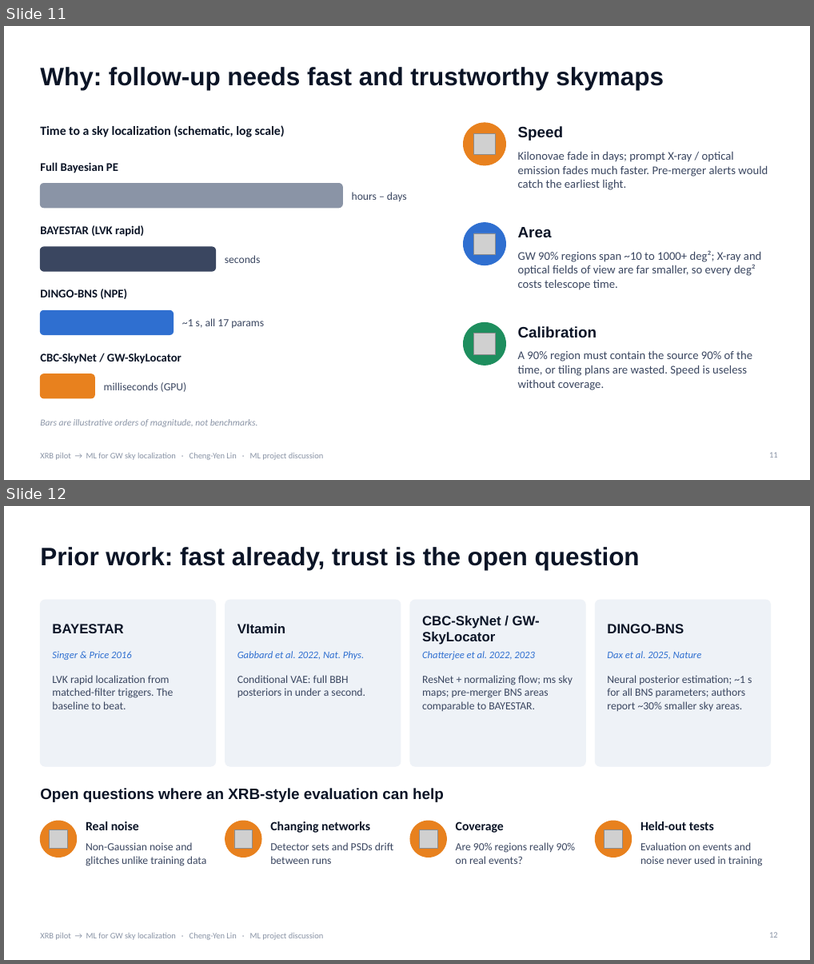
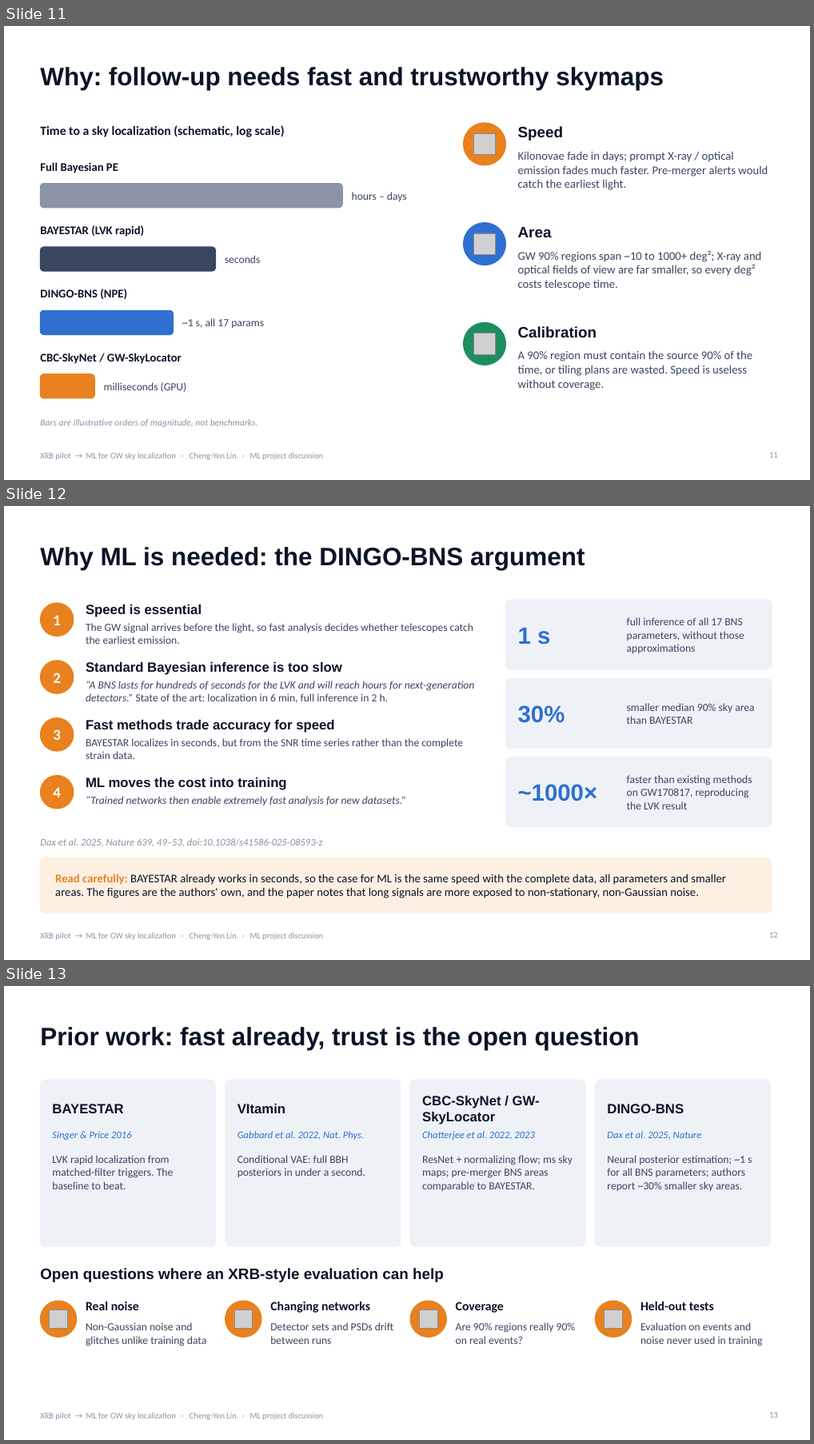
Before and after one commit to Chipwwwwww/XRB-pilot, a slide deck: slides/XRB_ML_to_GW_localization.pptx. Shown one above the other, each under a label of ours: slides 11 and 12 before the commit, slides 11, 12 and 13 after it. The pictures are 814x964 and 814x1444 pixels, drawn with LibreOffice and Linux fonts; fonts in the diff are those of the drawing; grey boxes stand for pictures. Boxes give left, top, right and bottom in pixels: in the first picture for what was removed or moved away, otherwise in the second. Text is boxed around its words. In the diff, an @@ line names an element or a change of style, - is before the commit and + after.

```diff
--- a/slides/XRB_ML_to_GW_localization.pptx
+++ b/slides/XRB_ML_to_GW_localization.pptx
@@ slide 12 added at (4,506,810,960), background #FFFFFF; not listed: 1 template element that a slide beside it also shows @@
@@ title added at (40,547,585,570), 30 pt, text #0B1426, bold @@
+Why ML is needed: the DINGO-BNS argument
@@ rounded rectangle added at (506,600,772,669), fill #EEF2F7, outline #EEF2F7 1 pt @@
@@ ellipse added at (40,603,74,636), fill #E8811E, outline #E8811E 1 pt @@
@@ text added at (53,615,61,625), 18 pt, text #FFFFFF, bold @@
+1
@@ text added at (86,604,202,617), 16 pt, text #0B1426, bold @@
+Speed is essential
@@ text added at (86,623,474,644), 13 pt, text #3A4660 @@
+The GW signal arrives before the light, so fast analysis decides whether telescopes catch the earliest emission.
@@ text added at (627,617,745,653), 13 pt, text #3A4660 @@
+full inference of all 17 BNS parameters, without those approximations
@@ text added at (518,627,550,644), 28 pt, text #2F6FD0, bold @@
+1 s
@@ ellipse added at (40,660,74,693), fill #E8811E, outline #E8811E 1 pt @@
@@ text added at (53,672,61,683), 18 pt, text #FFFFFF, bold @@
+2
@@ text added at (86,662,342,675), 16 pt, text #0B1426, bold @@
+Standard Bayesian inference is too slow
@@ text added at (86,680,475,703), 13 pt, text #3A4660, italic @@
+“A BNS lasts for hundreds of seconds for the LVK and will reach hours for next-generation detectors.” State of the art: localization in 6 min, full inference in 2 h.
@@ rounded rectangle added at (506,679,772,748), fill #EEF2F7, outline #EEF2F7 1 pt @@
@@ ellipse added at (40,718,74,751), fill #E8811E, outline #E8811E 1 pt @@
@@ text added at (86,720,334,732), 16 pt, text #0B1426, bold @@
+Fast methods trade accuracy for speed
@@ text added at (518,705,566,723), 28 pt, text #2F6FD0, bold @@
+30%
@@ text added at (627,703,754,724), 13 pt, text #3A4660 @@
+smaller median 90% sky area than BAYESTAR
@@ text added at (53,729,61,740), 18 pt, text #FFFFFF, bold @@
+3
@@ text added at (86,738,463,759), 13 pt, text #3A4660 @@
+BAYESTAR localizes in seconds, but from the SNR time series rather than the complete strain data.
@@ rounded rectangle added at (506,757,772,827), fill #EEF2F7, outline #EEF2F7 1 pt @@
@@ ellipse added at (40,776,74,808), fill #E8811E, outline #E8811E 1 pt @@
@@ text added at (53,787,61,797), 18 pt, text #FFFFFF, bold @@
+4
@@ text added at (86,777,286,790), 16 pt, text #0B1426, bold @@
+ML moves the cost into training
@@ text added at (518,784,598,801), 28 pt, text #2F6FD0, bold @@
+~1000×
@@ text added at (627,775,753,809), 13 pt, text #3A4660 @@
+faster than existing methods on GW170817, reproducing the LVK result
@@ text added at (86,796,406,805), 13 pt, text #3A4660, italic @@
+“Trained networks then enable extremely fast analysis for new datasets.”
@@ text added at (40,838,323,846), 12 pt, text #8A94A6, italic @@
+Dax et al. 2025, Nature 639, 49–53, doi:10.1038/s41586-025-08593-z
@@ rounded rectangle added at (40,857,772,912), fill #FDF0E3, outline #FDF0E3 1 pt @@
@@ text added at (55,873,726,898), 14 pt, text #0B1426 @@
+Read carefully: BAYESTAR already works in seconds, so the case for ML is the same speed with the complete data, all parameters and smaller areas. The figures are the authors' own, and the paper notes that long signals are more exposed to non-stationary, non-Gaussian noise.
@@ page number added at (770,932,778,937), 10 pt, text #8A94A6 @@
+12
@@ what was slide 12 is now slide 13 @@
```
Also in this commit, not shown: 1 other file.
